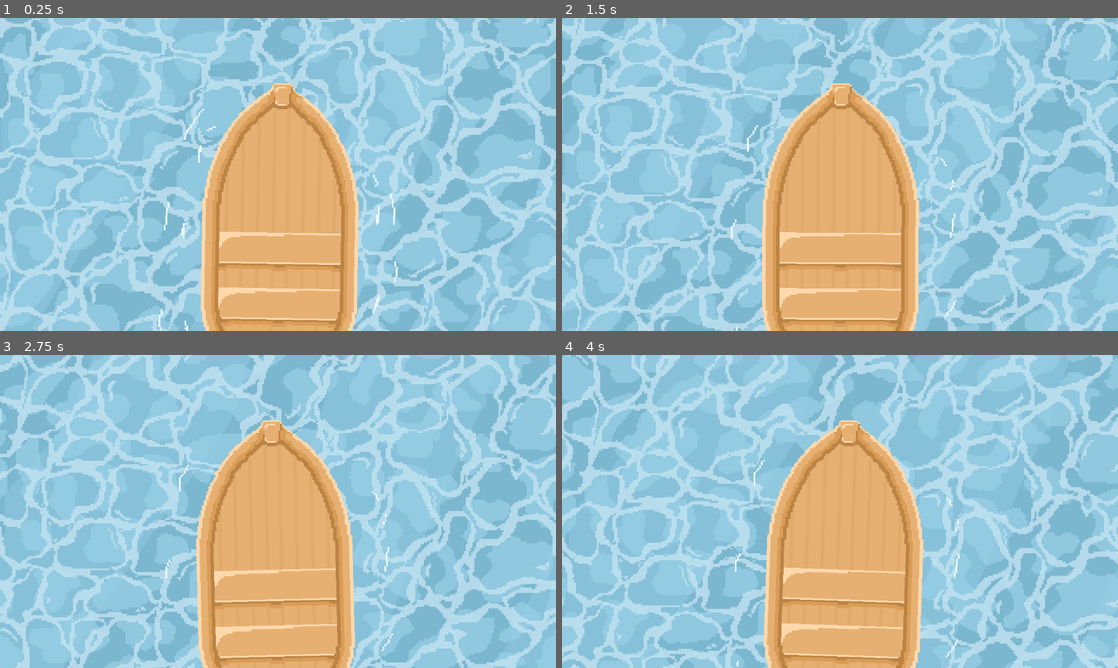
Above: before the commit, frames 1-4 (two rows, left to right).
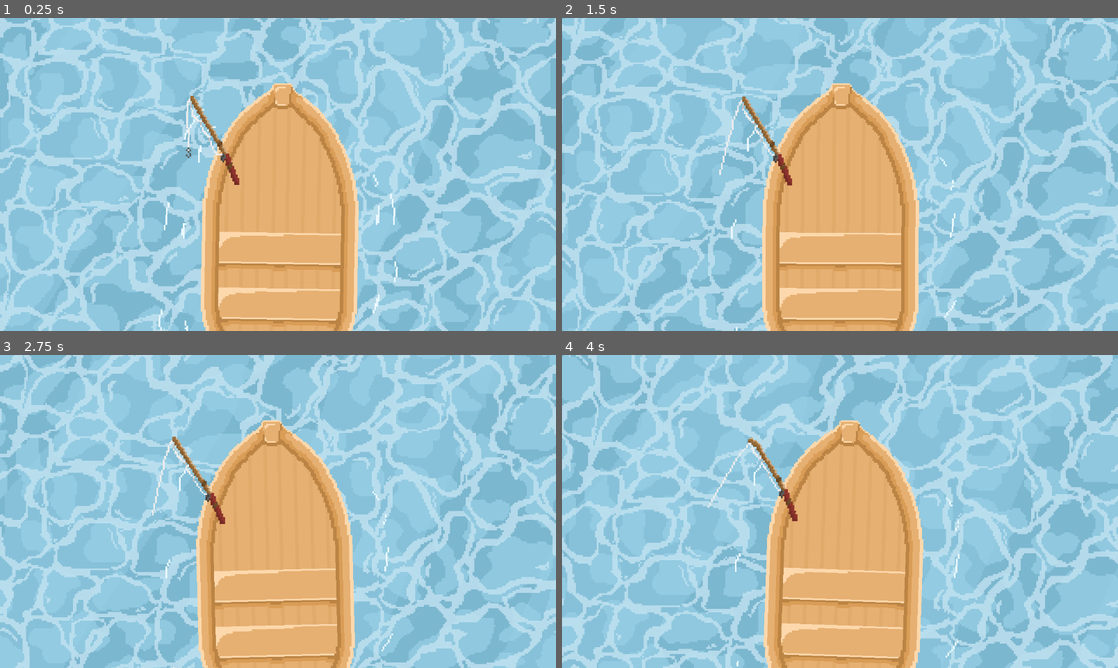
Above: after the commit, the same moments.

Repository: NeoRain314/GodotProjects
Game: Godot game, scene res://scenes/main.tscn
The game is run twice, just before and just after one commit, with the same random seed, the same clock (stepped at 60 frames per second) and the same inputs.
Inputs:
- Up to frame 1 (0.25 s): no input
- Up to frame 2 (1.5 s): hold Left (ui_left) from 1.28 s (still down)
- Up to frame 3 (2.75 s): release Left (ui_left) at 2.03 s
- Up to frame 4 (4 s): hold Left (ui_left) from 3.53 s (still down)

The runs differ from the first frame. In frame 1, 0.5% of the frame differs, in the area x 33-44%, y 24-54%; in frame 2, 0.5%, in the area x 28-42%, y 25-54%; in frame 3, 0.5%; in frame 4, 0.5%.

Commit message:
added Fishing Rod node with first animations

Diff:
--- /dev/null
+++ b/fishing-game/scenes/fishing_rod.tscn
@@ -0,0 +1,93 @@
+[gd_scene format=3 uid="uid://b21aqojl2tpfl"]
+
+[ext_resource type="Texture2D" uid="uid://dgddj47okemlp" path="res://assets/FishingRod_01.png" id="1_g433l"]
+[ext_resource type="Script" uid="uid://dioolnbnyt6vj" path="res://scripts/fishing_rod.gd" id="1_h4s14"]
+
+[sub_resource type="AtlasTexture" id="AtlasTexture_h4s14"]
+atlas = ExtResource("1_g433l")
+region = Rect2(0, 51, 56, 51)
+
+[sub_resource type="AtlasTexture" id="AtlasTexture_1xn5j"]
+atlas = ExtResource("1_g433l")
+region = Rect2(56, 51, 56, 51)
+
+[sub_resource type="AtlasTexture" id="AtlasTexture_binnr"]
+atlas = ExtResource("1_g433l")
+region = Rect2(0, 0, 56, 51)
+
+[sub_resource type="AtlasTexture" id="AtlasTexture_7l55x"]
+atlas = ExtResource("1_g433l")
+region = Rect2(56, 0, 56, 51)
+
+[sub_resource type="AtlasTexture" id="AtlasTexture_74esa"]
+atlas = ExtResource("1_g433l")
+region = Rect2(112, 0, 56, 51)
+
+[sub_resource type="AtlasTexture" id="AtlasTexture_lwwt6"]
+atlas = ExtResource("1_g433l")
+region = Rect2(112, 51, 56, 51)
+
+[sub_resource type="AtlasTexture" id="AtlasTexture_nswio"]
+atlas = ExtResource("1_g433l")
+region = Rect2(0, 102, 56, 51)
+
+[sub_resource type="AtlasTexture" id="AtlasTexture_apkvc"]
+atlas = ExtResource("1_g433l")
+region = Rect2(56, 102, 56, 51)
+
+[sub_resource type="SpriteFrames" id="SpriteFrames_oglxd"]
+animations = [{
+"frames": [{
+"duration": 1.0,
+"texture": SubResource("AtlasTexture_h4s14")
+}, {
+"duration": 1.0,
+"texture": SubResource("AtlasTexture_1xn5j")
+}],
+"loop": 1,
+"name": &"catch",
+"speed": 3.0
+}, {
+"frames": [{
+"duration": 1.0,
+"texture": SubResource("AtlasTexture_binnr")
+}, {
+"duration": 1.0,
+"texture": SubResource("AtlasTexture_7l55x")
+}, {
+"duration": 1.0,
+"texture": SubResource("AtlasTexture_74esa")
+}, {
+"duration": 1.0,
+"texture": SubResource("AtlasTexture_7l55x")
+}],
+"loop": 1,
+"name": &"fishing",
+"speed": 3.0
+}, {
+"frames": [{
+"duration": 1.0,
+"texture": SubResource("AtlasTexture_lwwt6")
+}, {
+"duration": 1.0,
+"texture": SubResource("AtlasTexture_nswio")
+}, {
+"duration": 1.0,
+"texture": SubResource("AtlasTexture_apkvc")
+}, {
+"duration": 1.0,
+"texture": SubResource("AtlasTexture_nswio")
+}],
+"loop": 1,
+"name": &"idle",
+"speed": 3.0
+}]
+
+[node name="FishingRod" type="Node2D" unique_id=1723170737]
+script = ExtResource("1_h4s14")
+
+[node name="AnimatedSprite2D" type="AnimatedSprite2D" parent="." unique_id=1744025852]
+sprite_frames = SubResource("SpriteFrames_oglxd")
+animation = &"catch"
+autoplay = "idle"
+frame_progress = 0.95624197
--- a/fishing-game/scenes/main.tscn
+++ b/fishing-game/scenes/main.tscn
@@ -2,13 +2,17 @@
 
 [ext_resource type="PackedScene" uid="uid://doodhyny7bqo" path="res://scenes/water.tscn" id="1_o5qli"]
 [ext_resource type="PackedScene" uid="uid://ct543xioph45k" path="res://scenes/boat.tscn" id="2_0wfyh"]
+[ext_resource type="PackedScene" uid="uid://b21aqojl2tpfl" path="res://scenes/fishing_rod.tscn" id="3_sugp2"]
 
-[node name="main" type="Node" unique_id=1120951722]
+[node name="Main" type="Node" unique_id=1120951722]
 
 [node name="Water" parent="." unique_id=1296930 instance=ExtResource("1_o5qli")]
 
 [node name="Boat" parent="." unique_id=1731436076 instance=ExtResource("2_0wfyh")]
 position = Vector2(160, 110)
 
+[node name="FishingRod" parent="Boat" unique_id=1723170737 instance=ExtResource("3_sugp2")]
+position = Vector2(-52, -39)
+
 [node name="Camera2D" type="Camera2D" parent="." unique_id=380973925]
 position = Vector2(160, 90)
--- /dev/null
+++ b/fishing-game/scripts/fishing_rod.gd
@@ -0,0 +1,17 @@
+extends Node2D
+
+var counter : int = 0
+
+# Called when the node enters the scene tree for the first time.
+func _ready() -> void:
+	pass # Replace with function body.
+
+
+# Called every frame. 'delta' is the elapsed time since the previous frame.
+func _process(delta: float) -> void:
+	if Input.is_action_just_pressed("ui_left"):
+		counter += 1
+		if counter > 2: counter = 0
+	if counter == 0: $AnimatedSprite2D.play("idle")
+	if counter == 1: $AnimatedSprite2D.play("fishing")
+	if counter == 2: $AnimatedSprite2D.play("catch")
Not shown, added: fishing-game/scripts/fishing_rod.gd.uid
